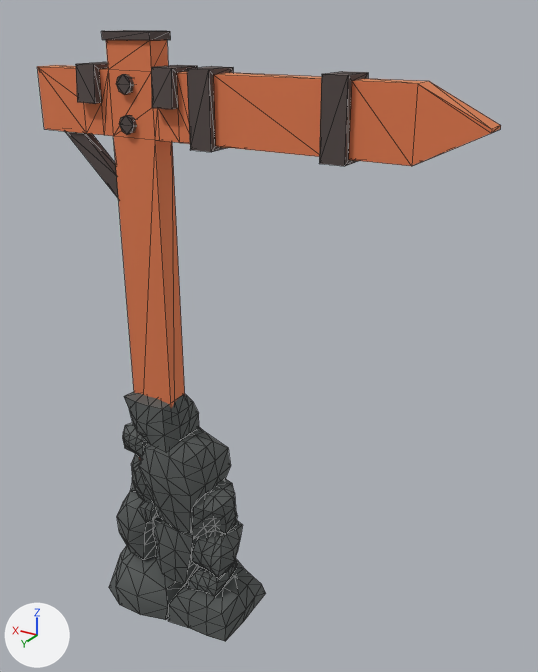
What one commit did to the FBX model Assets/3D/source/Pointer.fbx.
Camera for both pictures: a 50 mm lens placed at (-1.259, 1.449, 1.689), pointed at (-0.325, -0.106, 0.911). Lighting does not change. The marker at lower left points along +X, +Y and +Z. Mesh edges are drawn as thin lines. Where no turn or scale is listed for an object, it has been applied to the vertices.

The scene before the commit, as lines of its bpy script (objects in view):
```python
me_mesh = bpy.data.meshes.new('Mesh')
me_mesh.from_pydata(...)  # 726 vertices, 1419 faces; spans x -0.88..0.31, y -0.19..0.13, z -1.24..0.45
me_mesh.materials.append(mat_02___default)  # picture img_ukasatel_jpg
ob_box002 = bpy.data.objects.new('Box002', me_mesh)
ob_box002.location = (0.0, 0.0, 1.21)
```
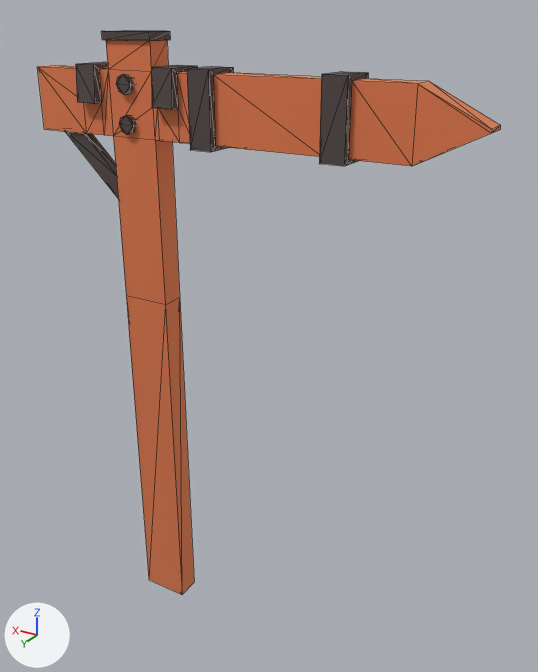
The change, as a list of edits to the scene's bpy script:
```text
Change me_mesh:
    used by ob_box002; location = (0.0, 0.0, 1.21)
    remove me_mesh.from_pydata(...)  # 726 vertices, 1419 faces; spans x -0.88..0.31, y -0.19..0.13, z -1.24..0.45
    add me_mesh.from_pydata(...)  # 161 vertices, 292 faces; spans x -0.88..0.31, y -0.09..0.02, z -1.21..0.45
    me_mesh part 1: the loose piece of 569 vertices spanning x -0.3..0.19, y -0.19..0.13, z -1.24..-0.52 is deleted
    me_mesh part 2
    4 vertices are removed from x -0.07..0.07, y -0.07..0.0, z -0.78
    10 faces are deleted
    8 vertices are added at x -0.07..0.07, y -0.07..0.0, z -1.21..-0.23
    14 new faces join them
```

Where the change shows, as pixel boxes (x1, y1, x2, y2) in the pictures (538 x 672 px; the box of a moved part takes in the faces that stretch with it):
'Box002', reshaped (8% shorter): before (37, 30, 501, 641); after (37, 30, 501, 595)
part 1 of me_mesh, deleted: before (109, 392, 266, 641)
part 2 of me_mesh, moved or reshaped: before (113, 136, 185, 460); after (113, 136, 194, 595)
